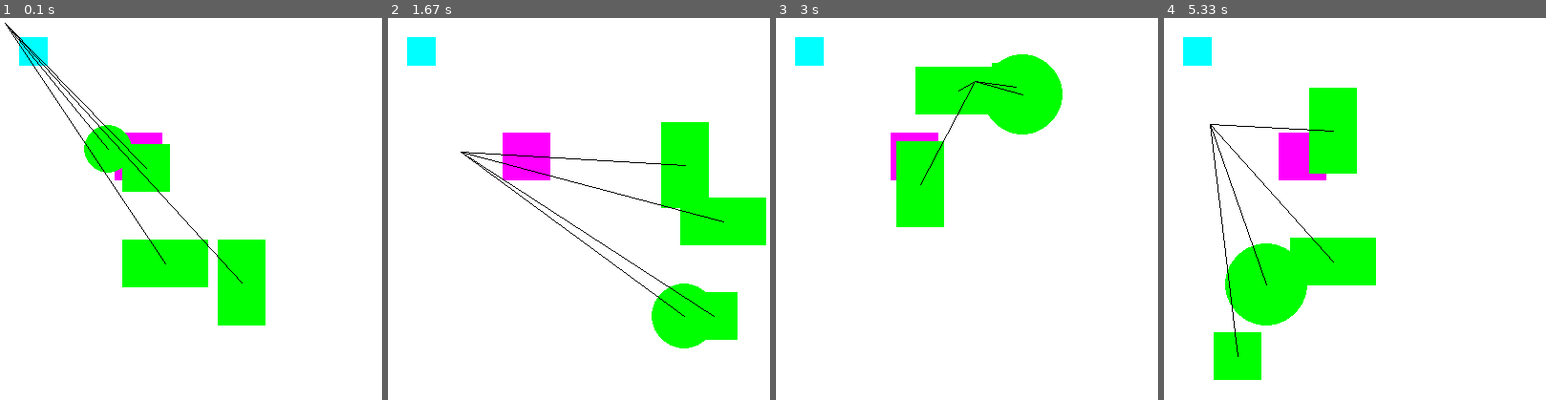
Above: before the commit, frames 1-4 (left to right).
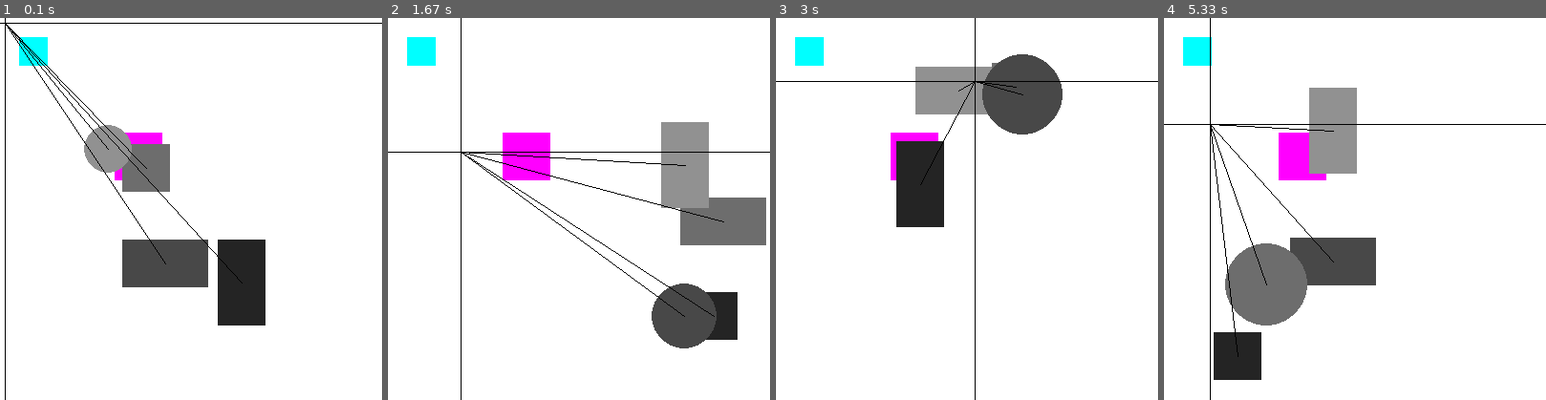
Above: after the commit, the same moments.

Repository: PatrykCiwinski/WSBdzien6
Game: pygame game, started from refactoring_kwadracikow.py
Two runs of this game, one before a commit and one after it. Both use one fixed random seed, a clock stepped at 60 frames per second and the inputs below.
Inputs (mouse positions are in pixels of both pictures, inside the frame that each line leads up to):
- Up to frame 1 (0.1 s): no input
- Up to frame 2 (1.67 s): hold W 0.33-0.8 s; move the mouse to (563, 224) at 0.37 s; hold S 0.83-1.13 s; move the mouse to (701, 197) at 0.87 s; hold W 1.17-1.53 s; move the mouse to (487, 212) at 1.2 s; hold S from 1.57 s (still down); move the mouse to (460, 151) at 1.6 s
- Up to frame 3 (3 s): release S at 1.93 s; hold W 1.97-2.27 s; move the mouse to (1020, 75) at 2 s; hold S 2.3-2.6 s; move the mouse to (1012, 243) at 2.33 s; hold W from 2.63 s (still down); move the mouse to (974, 79) at 2.67 s
- Up to frame 4 (5.33 s): release W at 3 s; hold S 3.03-3.4 s; move the mouse to (1217, 197) at 3.07 s; hold W 3.43-3.73 s; move the mouse to (1358, 247) at 3.47 s; hold S 3.77-4.07 s; move the mouse to (1343, 144) at 3.8 s; hold W 4.1-4.47 s; move the mouse to (1454, 270) at 4.13 s; hold S 4.5-4.87 s; move the mouse to (1293, 82) at 4.53 s; hold W 4.9-5.2 s; move the mouse to (1454, 174) at 4.93 s; hold S from 5.23 s (still down); move the mouse to (1209, 124) at 5.27 s

The runs differ from the first frame. In frame 1, 8.6% of the frame differs, in the area x 0-100%, y 0-100%; in frame 2, 8.8%; in frame 3, 8.8%; in frame 4, 11%.

Commit message:
gray scaling

Diff:
--- a/refactoring_kwadracikow.py
+++ b/refactoring_kwadracikow.py
@@ -1,4 +1,4 @@
-# rysowanie lini od myszki
+# rysowanie lini od myszki do środka każdego obiektu
 import random
 import pygame
 pygame.init()
@@ -18,16 +18,17 @@
         if self._czy_ustawiac_wymiary:
             self.szerokosc = 50
             self.wysokosc = 50
-
-    @property
-    def srodek_0biektu_x(self):
-        return self.szerokosc/2 +self.x
-    @property
-    def srodek_0biektu_y(self):
-        return self.wysokosc/2 +self.y
     @property
     def _czy_ustawiac_wymiary(self):
         return True
+    @property
+    def srodek_obiektu_x(self):
+        return self.x + self.szerokosc / 2
+    @property
+    def srodek_obiektu_y(self):
+        return self.y + self.wysokosc / 2
+    def oblicz_kw_odleglosci(self, x, y):
+        return (self.srodek_obiektu_x - x)**2 + (self.srodek_obiektu_y - y)**2
     def update(self):
         self.x += self.krok_x
         if self.x < 0:
@@ -46,9 +47,10 @@
 class PoruszajacySieKwadracik(FizykaOdbijajacegoSieObiektu):
     def __init__(self, x, y):
         super(PoruszajacySieKwadracik, self).__init__(x, y)
+        self.stopien_szarosci = 0.5
     @property
     def kolor(self):
-        return (0, 255, 0)
+        return (int(255*self.stopien_szarosci), int(255*self.stopien_szarosci), int(255*self.stopien_szarosci))
     def paint(self):
         pygame.draw.rect(background, self.kolor, (self.x, self.y, self.szerokosc, self.wysokosc))
 class Kolo(PoruszajacySieKwadracik):
@@ -83,8 +85,13 @@
 obiekty_na_ekranie[1].wysokosc = 90
 def paint_myszka():
     x, y = pygame.mouse.get_pos()
+    # pygame.draw.line(background, (0, 0, 0), (0, 0), (x, y))
+    # pygame.draw.line(background, (0, 0, 0), (SZEROKOSC_OKNA, 0), (x, y))
+    # pygame.draw.line(background, (0, 0, 0), (SZEROKOSC_OKNA, WYSOKOSC_OKNA), (x, y))
+    pygame.draw.line(background, (0, 0, 0), (0, y), (SZEROKOSC_OKNA, y))
+    pygame.draw.line(background, (0, 0, 0), (x, 0), (x, WYSOKOSC_OKNA))
     for o in obiekty_na_ekranie:
-        pygame.draw.line(background, (0,0,0), (x,y), (o.srodek_0biektu_x,o.srodek_0biektu_y))
+        pygame.draw.line(background, (0, 0, 0), (x, y), (o.srodek_obiektu_x, o.srodek_obiektu_y))
 def paint():
     pygame.draw.rect(background, (255, 255, 255), (0, 0, *window))
     pygame.draw.rect(background, (0, 255, 255), (20, 20, 30, 30))
@@ -108,4 +115,9 @@
     paint()
     for k in obiekty_na_ekranie:
         k.update()
+    x, y = pygame.mouse.get_pos()
+    posortowane_obiekty = sorted(obiekty_na_ekranie, key=lambda obiekt: obiekt.oblicz_kw_odleglosci(x, y))
+    for idx, o in enumerate(posortowane_obiekty):
+        stopien_szarosci = (len(posortowane_obiekty) - idx) / (len(posortowane_obiekty) + 3)
+        o.stopien_szarosci = stopien_szarosci
 pygame.quit()
